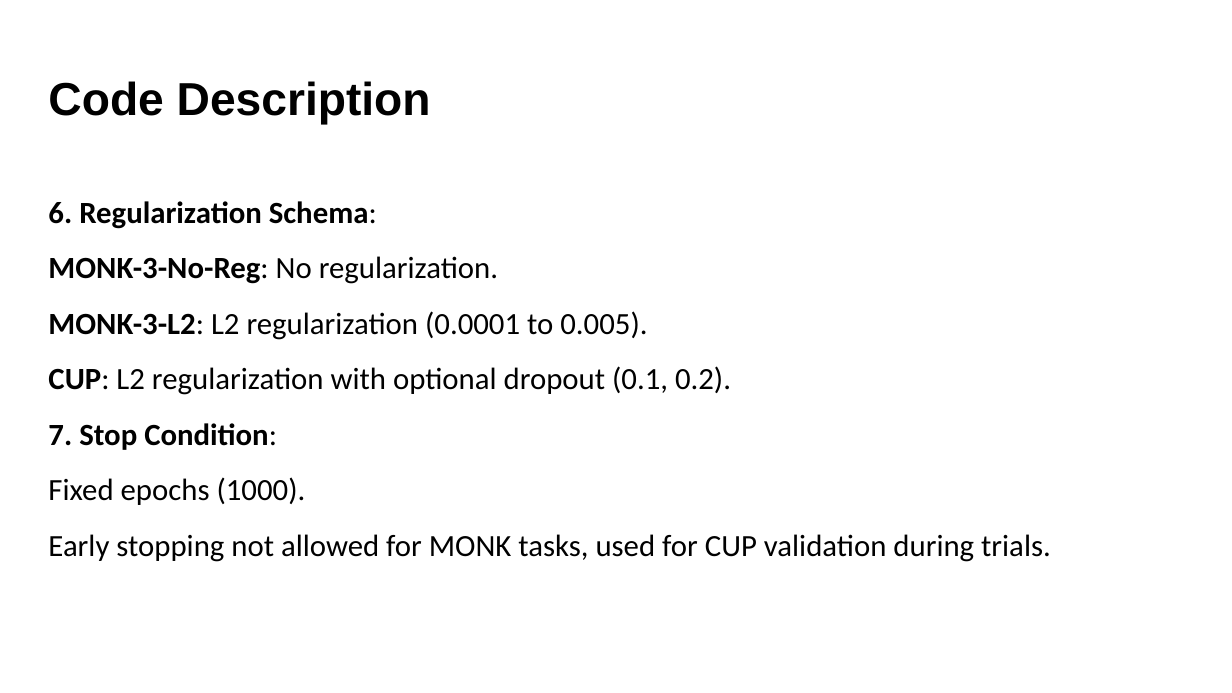
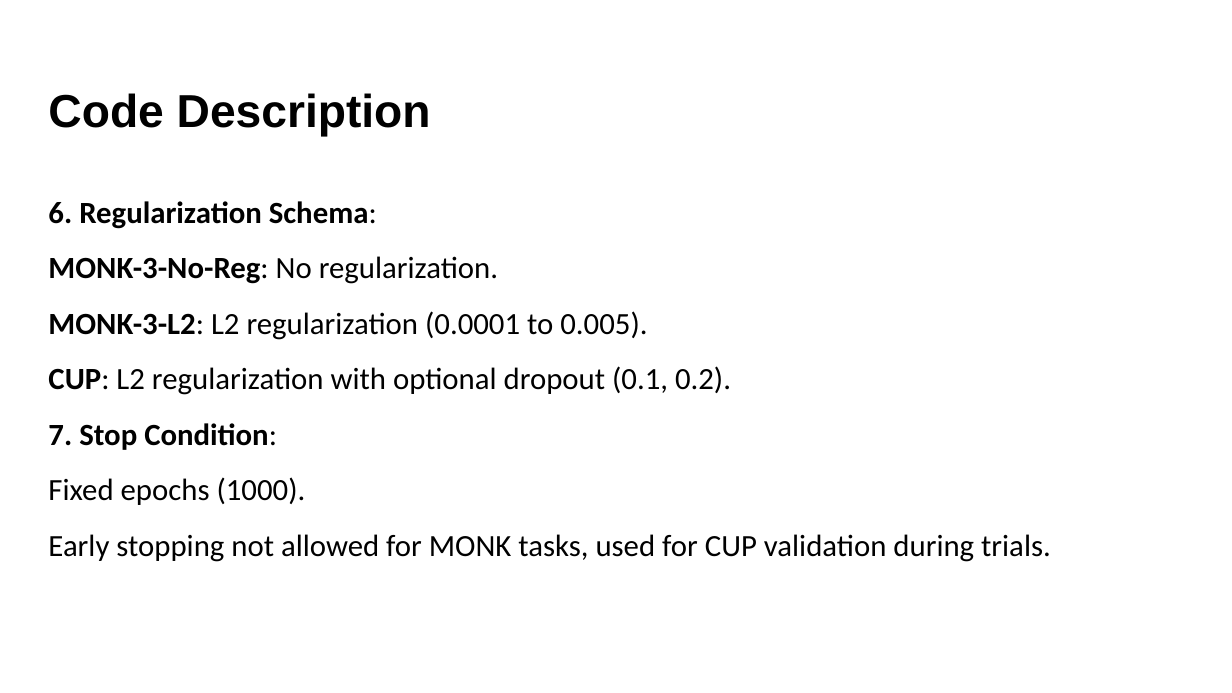
Before and after one commit to Tsion-Ketema/Machine_learning_project_2024, a slide deck: slide 5 of report_slide.pptx. Drawn at 1232x693 pixels with LibreOffice and Linux fonts; fonts in the diff are those of the drawing. Boxes give left, top, right and bottom in pixels: in the first picture for what was removed or moved away, otherwise in the second. Text is boxed around its words. In the diff, an @@ line names an element or a change of style, - is before the commit and + after.

```diff
--- a/report_slide.pptx
+++ b/report_slide.pptx
@@ title "Code Description" moved from (x1=48, y1=81, x2=431, y2=125) to (x1=48, y1=93, x2=431, y2=136) @@
```
Also in this commit, not shown: 11 other slides changed, 49 other files.
